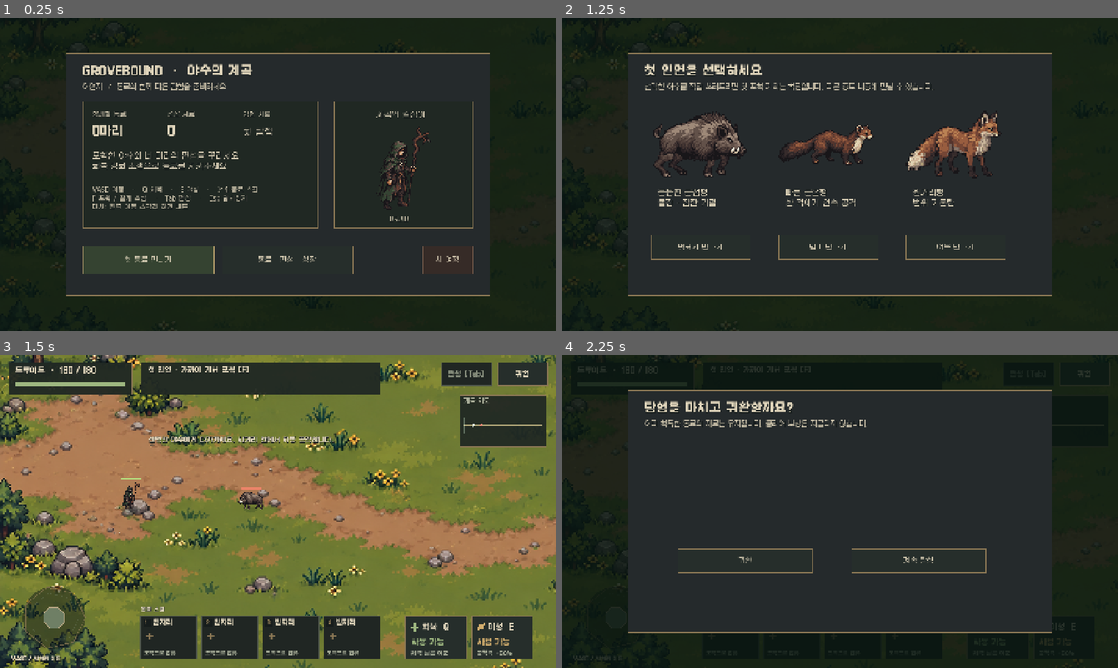
Above: before the commit, frames 1-4 (two rows, left to right).
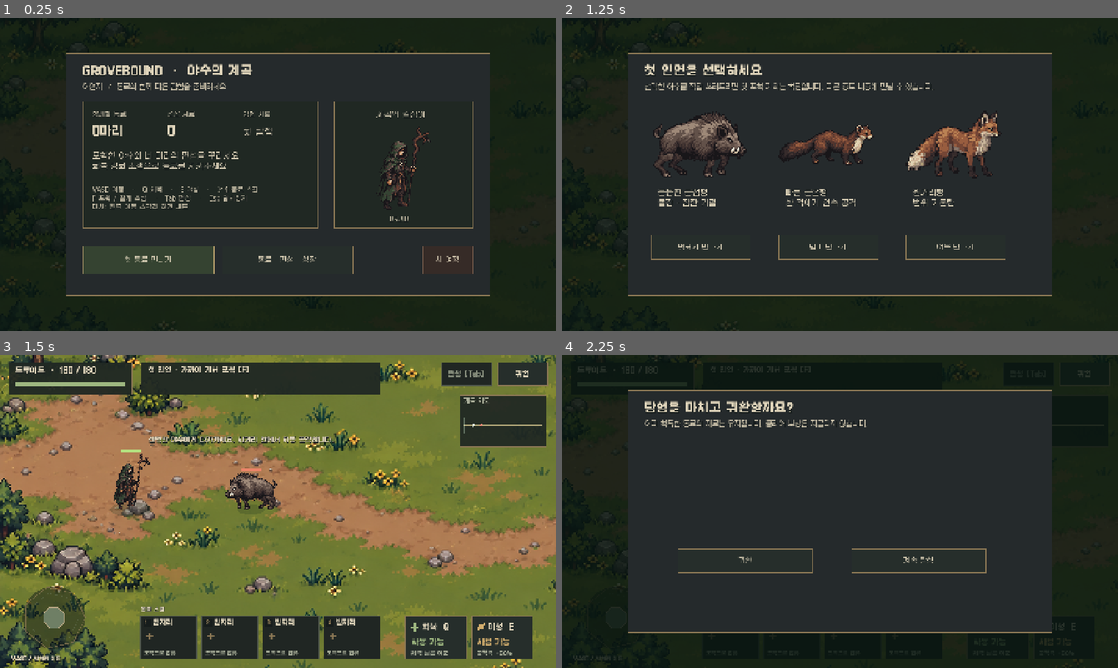
Above: after the commit, the same moments.

Repository: knc219-a11y/grovebound
Game: Godot game, scene res://main.tscn
Two runs of this game, one before a commit and one after it. Both use one fixed random seed, a clock stepped at 60 frames per second and the inputs below.
Inputs:
- Up to frame 1 (0.25 s): no input
- Up to frame 2 (1.25 s): click "첫 동료 만나기" at 0.5 s
- Up to frame 3 (1.5 s): click "멧돼지 만나기" at 1.25 s
- Up to frame 4 (2.25 s): click "귀환" at 2 s

Frames 1-2 are identical in both runs. In frame 3, 1.3% of the frame differs, in the area x 19-50%, y 30-52%; in frame 4, nothing differs.

Commit message:
Match actors to beginner terrain with crisp 2x scale and proportional gait

Diff:
--- a/animation/boar_pixel.gd
+++ b/animation/boar_pixel.gd
@@ -35,7 +35,7 @@
 	var distance = actor.pos.distance_to(last)
 	actor.rig_last = actor.pos
 	var moving = actor.get("walk",false) and actor.hp>0 and distance>0.001 and distance<100
-	var height = 96.0 if actor.get("boss",false) else 48.0
+	var height = (96.0 if actor.get("boss",false) else 48.0)*actor.get("visual_scale",1.0)
 	var stride = stride_pixels*display_scale(height)
 	if moving:
 		# Fast combat travel exceeds a walk's speed: cap cadence instead of flickering.
--- a/animation/pixel_actor.gd
+++ b/animation/pixel_actor.gd
@@ -43,7 +43,7 @@
 	actor.pixel_last=actor.pos
 	var moving=actor.get("walk",false) and actor.hp>0 and distance>0.001 and distance<100 and actor.get("swing",0.0)<=0 and actor.get("wind",0.0)<=0
 	if moving:
-		var scale_value=2.0 if actor.get("boss",false) else 1.0
+		var scale_value=(2.0 if actor.get("boss",false) else 1.0)*actor.get("visual_scale",1.0)
 		var speed=distance/maxf(dt,0.001)/scale_value
 		# Hysteresis prevents walk/run flicker near the speed threshold.
 		actor.pixel_running=run_texture!=null and speed>(run_exit_speed if actor.get("pixel_running",false) else run_enter_speed)
--- a/main.gd
+++ b/main.gd
@@ -2,6 +2,7 @@
 # A self-contained, data-driven playable slice. All gameplay positions are world coordinates.
 const WORLD_SIZE=Vector2(2900,1650)
 const VIEW_SIZE=Vector2(1440,810)
+const ACTOR_SCALE=2.0
 const SAVE_PATH = "user://grovebound_v1.json"
 const SaveData = preload("res://save_data.gd")
 var save_path = SAVE_PATH
@@ -393,9 +394,11 @@
 	if (mode=="stage" or mode=="tutorial") and not overlay.visible:
 		if not screenshot_mode:
 			update_game(minf(dt,0.05))
+			player.visual_scale=ACTOR_SCALE
 			druid_rig.advance(player,minf(dt,0.05))
 			for actor in units+enemies:
 				var species=actor.get("kind",actor.get("data",{}).get("kind",""))
+				actor.visual_scale=ACTOR_SCALE
 				if species=="boar": boar_rig.advance(actor,minf(dt,0.05))
 				elif animal_rigs.has(species): animal_rigs[species].advance(actor,minf(dt,0.05))
 	cam = (player.pos-Vector2(720,400)).clamp(Vector2.ZERO,WORLD_SIZE-VIEW_SIZE)
@@ -462,7 +465,7 @@
 			move_entity(u,player.pos,speed*1.7,dt,75)
 			continue
 		if target.is_empty():
-			var offset=Vector2(-75+(i%2)*110,55+(i/2)*60)
+			var offset=Vector2(-75+(i%2)*110,55+(i/2)*60)*ACTOR_SCALE
 			move_entity(u,player.pos+offset,speed*1.3,dt,15)
 		elif kind=="deer":
 			if u.pos.distance_to(target.pos)<155: move_entity(u,u.pos+(u.pos-target.pos).normalized()*70,speed,dt)
@@ -1088,12 +1091,12 @@
 		draw_rect(bar,Color("b5e280") if a.ally else Color("eb8469"))
 		if a.hp<=0 and a.ally: text_at("소생 필요",p+Vector2(-33,20),14,Color("f4d89b"))
 		if a.has("unit"):
-			if a.unit.buff>0: draw_arc(p,33,0,TAU,24,Color("ffd478"),2,true)
-			if a.unit.shield>0: draw_arc(p-Vector2(0,25),40,0,TAU,24,Color("a9e5e5"),3,true)
+			if a.unit.buff>0: draw_arc(p,33*ACTOR_SCALE,0,TAU,24,Color("ffd478"),2,true)
+			if a.unit.shield>0: draw_arc(p-Vector2(0,25)*ACTOR_SCALE,40*ACTOR_SCALE,0,TAU,24,Color("a9e5e5"),3,true)
 	if not overlay.visible and (mode=="stage" or mode=="tutorial"):
 		var heal_target=lowest_ally(player.pos,430)
 		if not heal_target.is_empty() and heal_target.hp<heal_target.maxhp:
-			draw_arc(heal_target.pos-cam,29,0,TAU,28,Color("d7f3ad"),2,true)
+			draw_arc(heal_target.pos-cam,29*ACTOR_SCALE,0,TAU,28,Color("d7f3ad"),2,true)
 	for f in effects:
 		var elapsed=f.duration-f.time
 		var col=f.color
@@ -1136,7 +1139,7 @@
 
 func sprite_height(kind,boss=false):
 	var h=48 if kind=="boar" else textures[kind].get_height()
-	return h*(2 if boss else 1)
+	return h*ACTOR_SCALE*(2 if boss else 1)
 
 func draw_sprite(kind,p,height,face,col,tilt=0.0,deformation=Vector2.ONE):
 	if kind=="boar":
Not shown, added: docs/actor-world-scale.md
